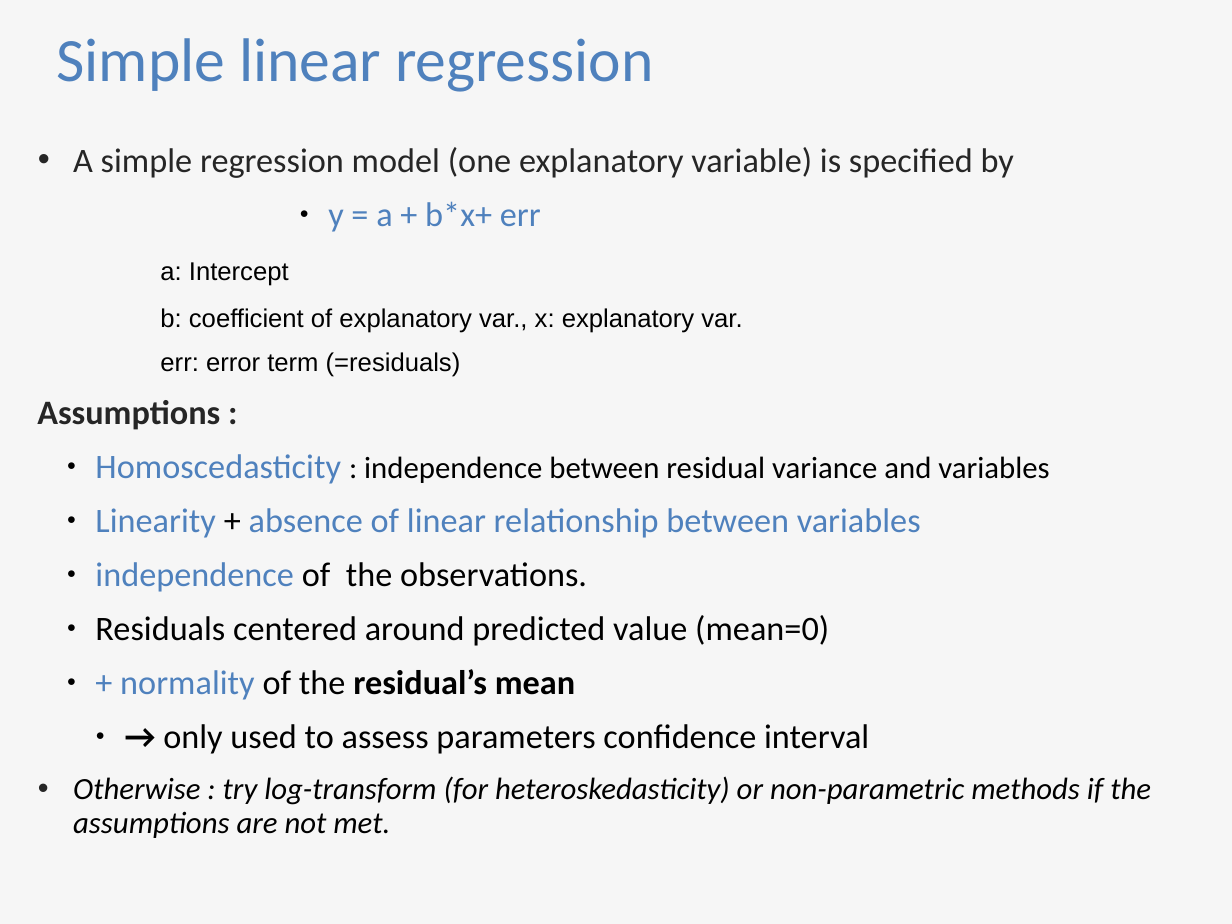
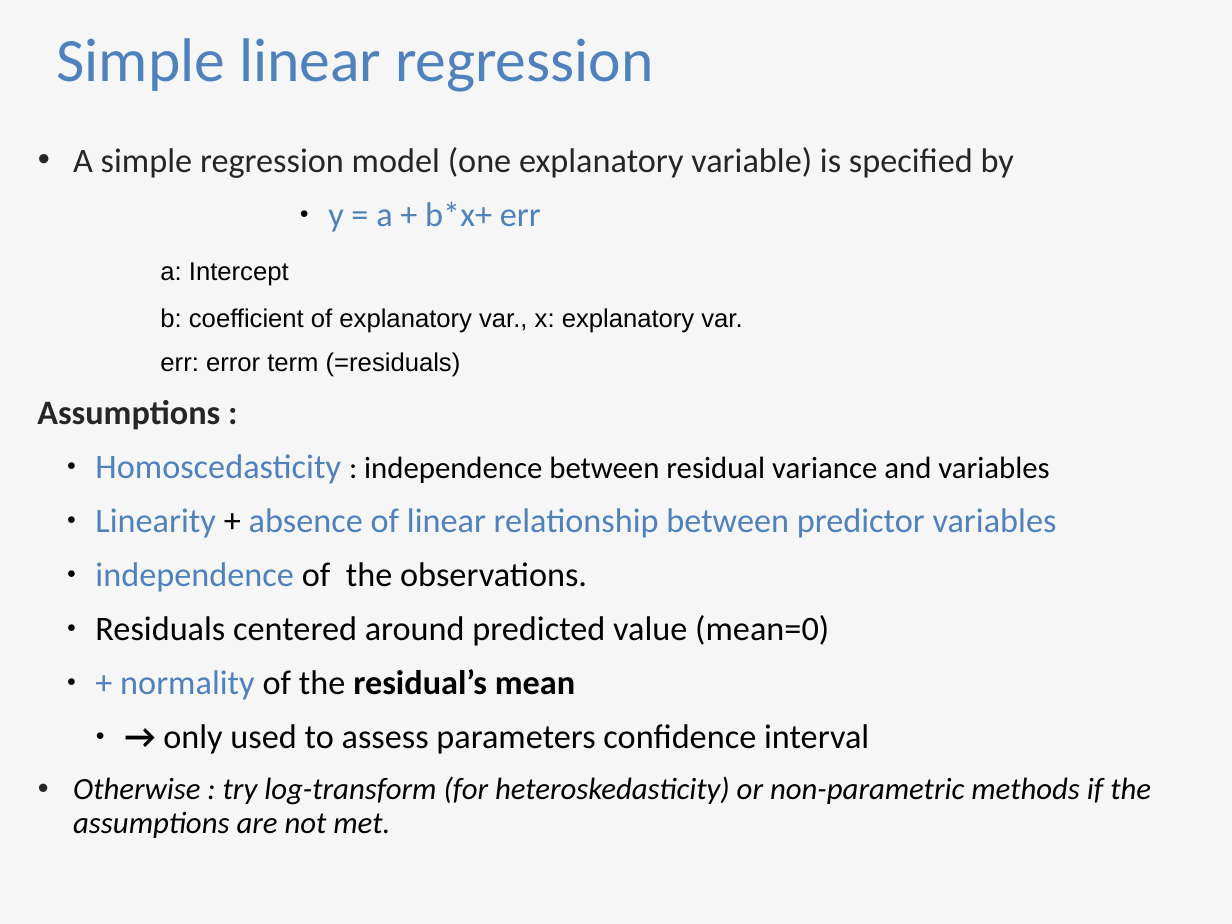
Before and after one commit to sib-swiss/first-steps-with-R-training, a slide deck: slide 37 of assets/pptx/First-steps-with-R_day2_afternoon.pptx. Drawn at 1232x924 pixels with LibreOffice and Linux fonts; fonts in the diff are those of the drawing. Boxes give left, top, right and bottom in pixels: in the first picture for what was removed or moved away, otherwise in the second. Text is boxed around its words. In the diff, an @@ line names an element or a change of style, - is before the commit and + after.

```diff
--- a/assets/pptx/First-steps-with-R_day2_afternoon.pptx
+++ b/assets/pptx/First-steps-with-R_day2_afternoon.pptx
@@ text at [95,508,1057,538]: text changed @@
-  ● Linearity + absence of linear relationship between variables
+  ● Linearity + absence of linear relationship between predictor variables
```
Also in this commit, not shown: 7 other slides changed, 1 other file.
